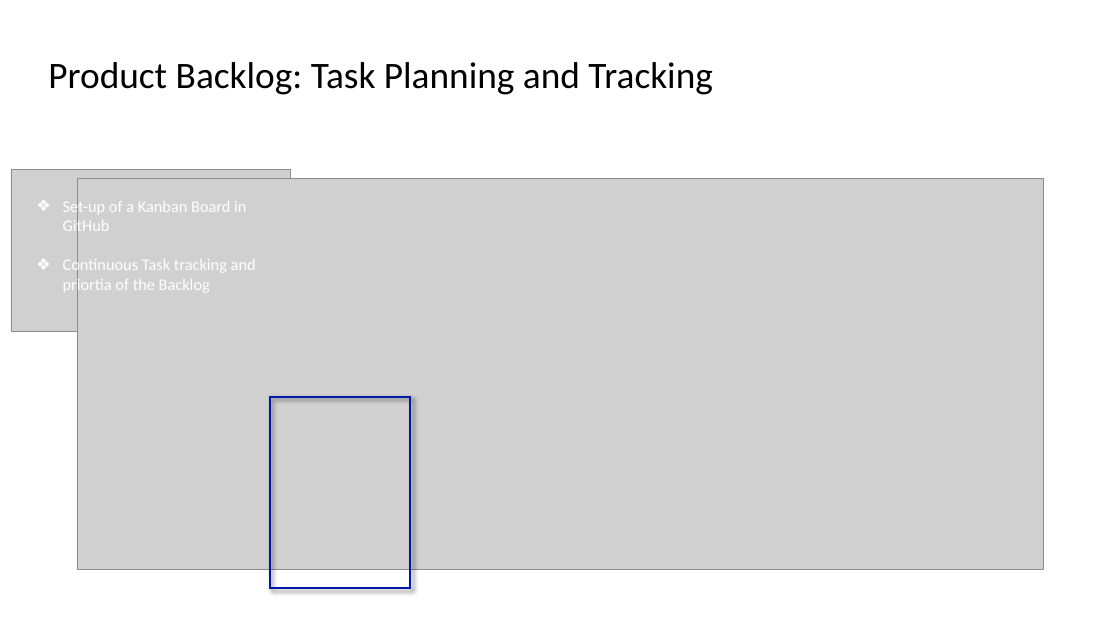
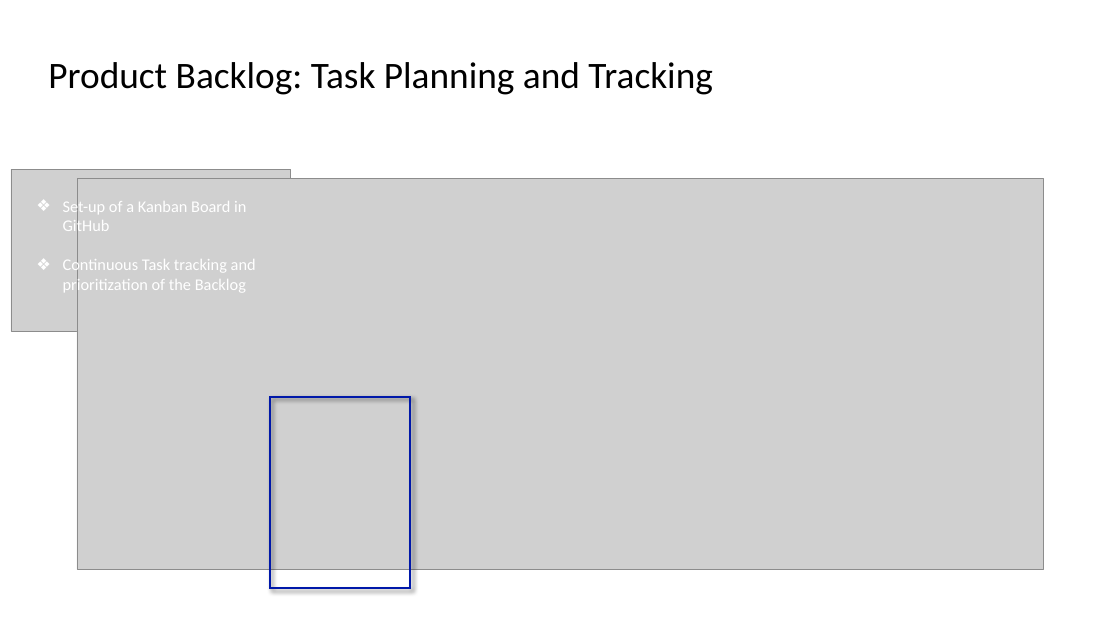
Before and after one commit to James-Xu-Xinyuan/DB-G2-Coding-Challenge, a slide deck: slide 4 of CC_Presentation1.pptx. Drawn at 1120x630 pixels with LibreOffice and Linux fonts; fonts in the diff are those of the drawing; grey boxes stand for pictures. Boxes give left, top, right and bottom in pixels: in the first picture for what was removed or moved away, otherwise in the second. Text is boxed around its words. In the diff, an @@ line names an element or a change of style, - is before the commit and + after.

Commit message:
Presentation_V1_MD

```diff
--- a/CC_Presentation1.pptx
+++ b/CC_Presentation1.pptx
@@ text at box(63, 257, 256, 295): text changed @@
-❖ Continuous Task tracking and priortia of the Backlog
+❖ Continuous Task tracking and prioritization of the Backlog
```
